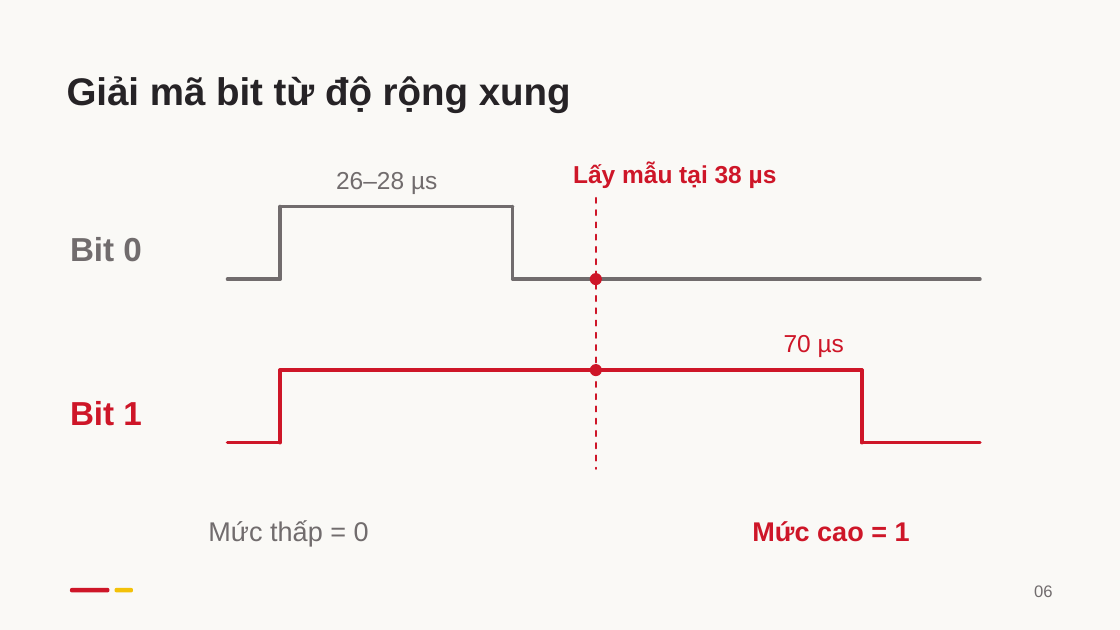
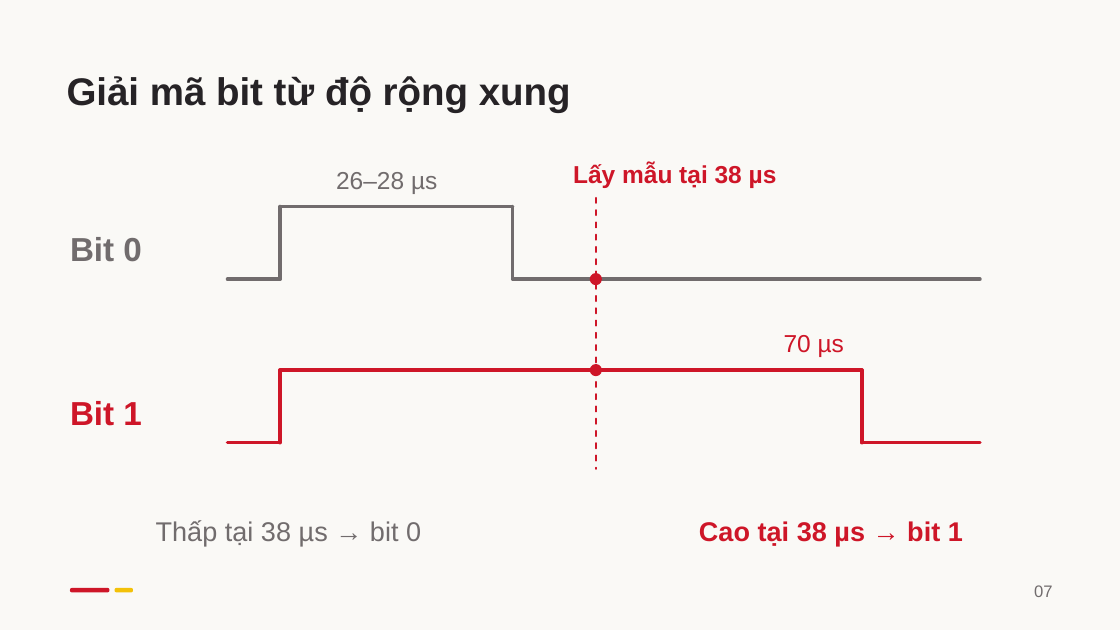
Before and after one commit to kudohieu1209/ET1-DA2, a slide deck: slide 7 of docs/report/slides/DA2_Bao_cao_HUST.pptx (slide 6 before the commit). Drawn at 1120x630 pixels with LibreOffice and Linux fonts; fonts in the diff are those of the drawing. Boxes give left, top, right and bottom in pixels: in the first picture for what was removed or moved away, otherwise in the second. Text is boxed around its words. In the diff, an @@ line names an element or a change of style, - is before the commit and + after.

```diff
--- a/docs/report/slides/DA2_Bao_cao_HUST.pptx
+++ b/docs/report/slides/DA2_Bao_cao_HUST.pptx
@@ text at (156, 521, 421, 547): text changed @@
-Mức thấp = 0
+Thấp tại 38 µs → bit 0
@@ text at (699, 521, 963, 547): text changed @@
-Mức cao = 1
+Cao tại 38 µs → bit 1
@@ text at (1034, 585, 1053, 597): text changed @@
-06
+07
```
Also in this commit, not shown: 16 other slides changed, 2 slides added, 11 other files.
